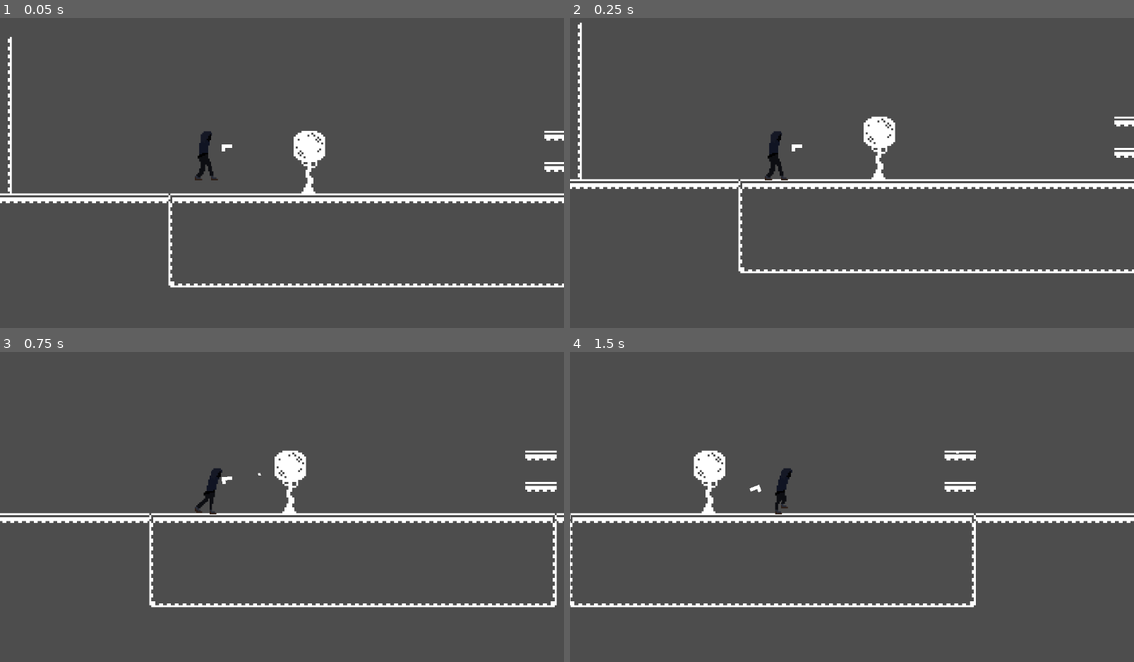
Above: before the commit, frames 1-4 (two rows, left to right).
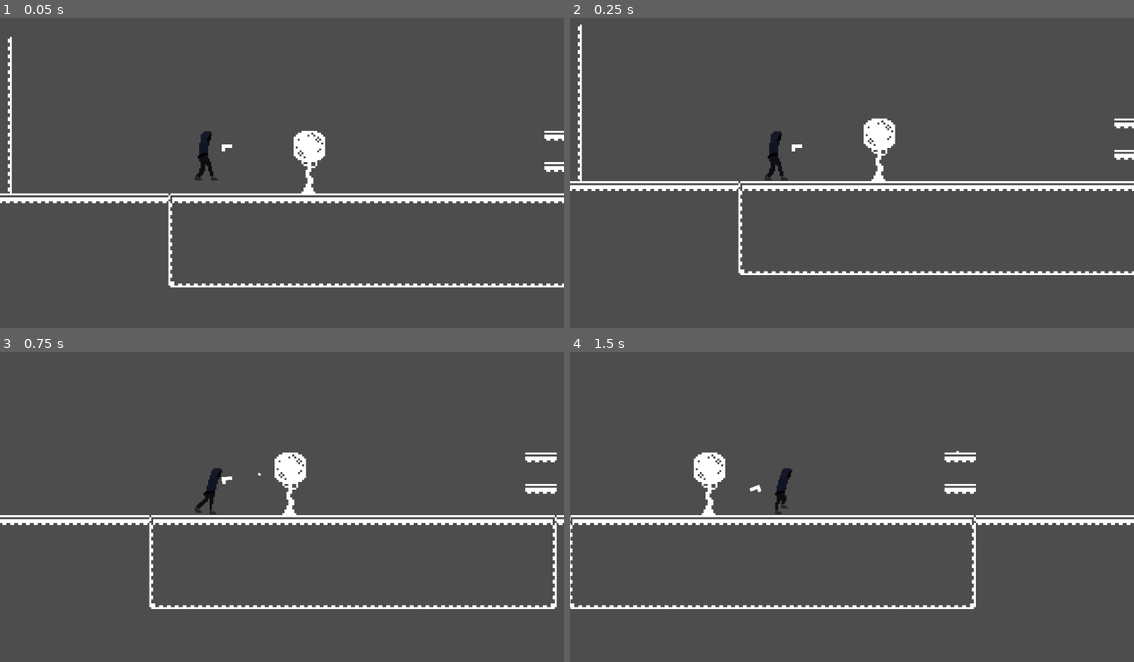
Above: after the commit, the same moments.

Repository: CarsonDecker24/2D-Platformer
Game: Godot game, scene res://level_1.tscn
Two runs of this game, one before a commit and one after it. Both use one fixed random seed, a clock stepped at 60 frames per second and the inputs below.
Inputs (mouse positions are in pixels of both pictures, inside the frame that each line leads up to):
- Up to frame 1 (0.05 s): no input
- Up to frame 2 (0.25 s): no input
- Up to frame 3 (0.75 s): tap Enter at 0.5 s; move the mouse to (406, 488) at 0.52 s; hold D (move_right) from 0.53 s (still down); click (406, 488) at 0.6 s
- Up to frame 4 (1.5 s): keep holding D (move_right); tap W (jump) at 0.77 s; move the mouse to (739, 519) at 1.27 s; tap Shift (shift) at 1.35 s

Frame 1 is identical in both runs. In frame 2, 4.3% of the frame differs, in the area x 0-100%, y 1-83%; in frame 3, 4.4%; in frame 4, 4.4%, in the area x 0-100%, y 31-83%.

Commit message:
miniupdate 2 9/21/23

Diff:
--- a/player.tscn
+++ b/player.tscn
@@ -132,6 +132,7 @@
 
 [sub_resource type="CapsuleShape2D" id="CapsuleShape2D_upuir"]
 radius = 6.0
+height = 28.0
 
 [node name="Player" type="CharacterBody2D"]
 position = Vector2(78, 66)
@@ -150,7 +151,7 @@
 autostart = true
 
 [node name="CollisionShape2D" type="CollisionShape2D" parent="."]
-position = Vector2(0, -10)
+position = Vector2(0, -8)
 shape = SubResource("CapsuleShape2D_upuir")
 
 [node name="Camera" type="Camera2D" parent="."]
